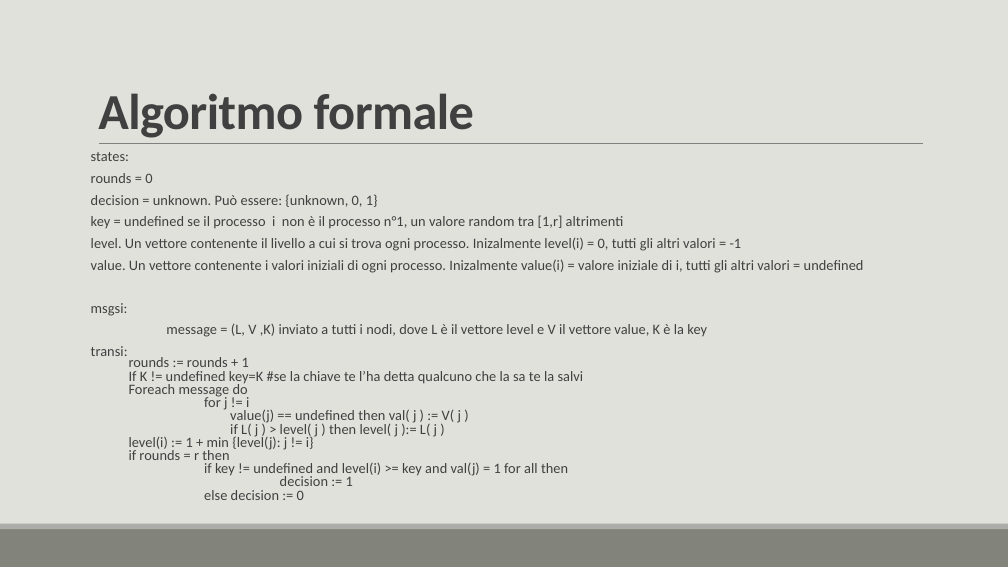
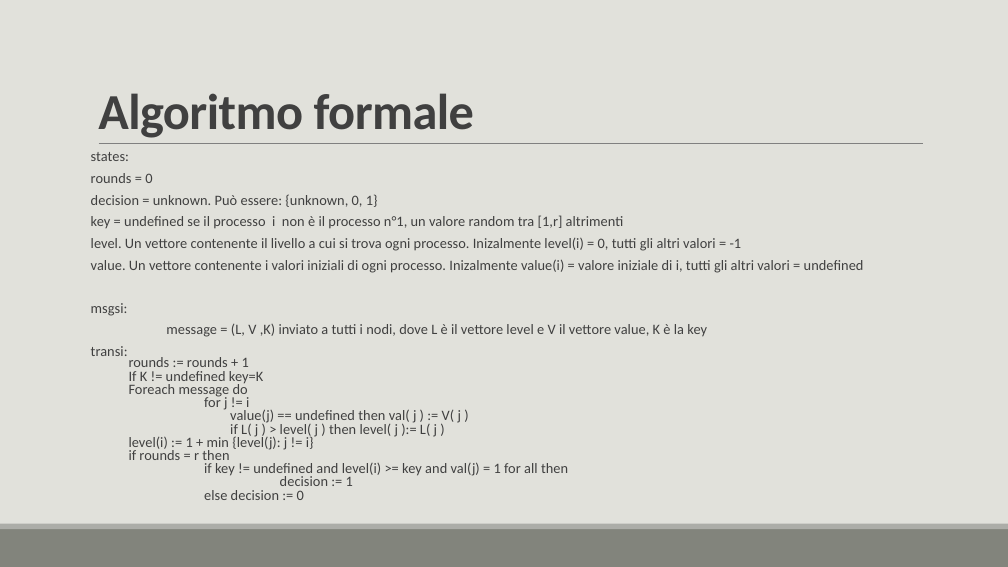
Before and after one commit to lory9894University/mcad, a slide deck: slide 30 of Prensentazione_V2.pptx (slide 31 before the commit). Drawn at 1008x567 pixels with LibreOffice and Linux fonts; fonts in the diff are those of the drawing. Boxes give left, top, right and bottom in pixels: in the first picture for what was removed or moved away, otherwise in the second. Text is boxed around its words. In the diff, an @@ line names an element or a change of style, - is before the commit and + after.

```diff
--- a/Prensentazione_V2.pptx
+++ b/Prensentazione_V2.pptx
@@ text at bbox=[129, 371, 263, 385]: text changed @@
-  If K != undefined key=K #se la chiave te l’ha detta qualcuno che la sa te la salvi
+  If K != undefined key=K
```
Also in this commit, not shown: 8 other slides changed, 1 slide removed, 1 other file.
